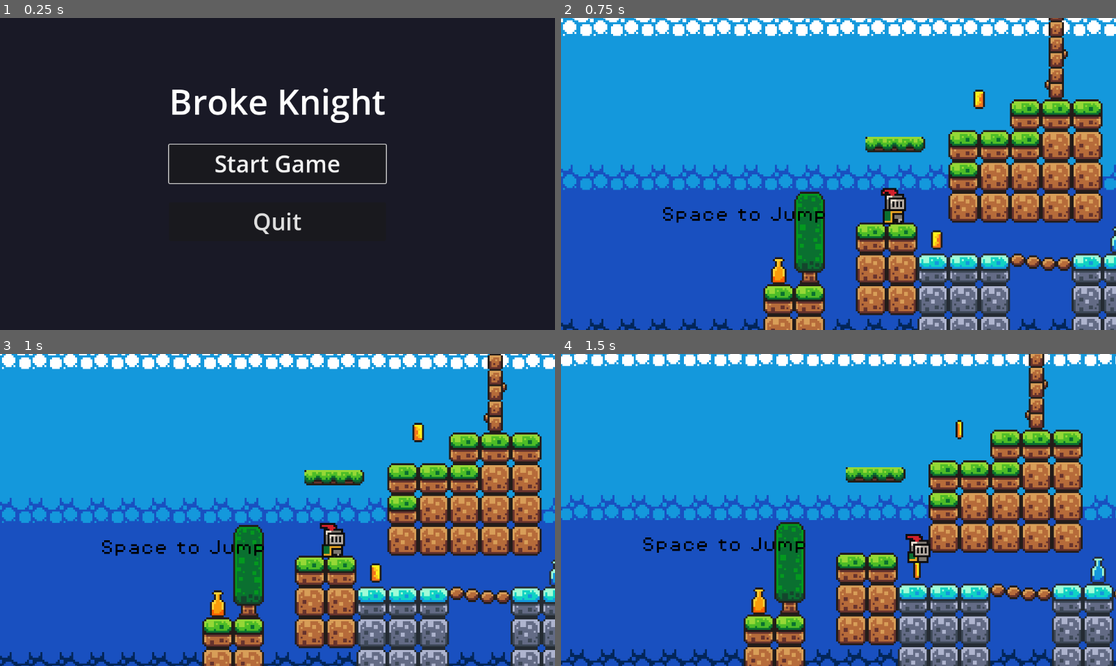
Above: before the commit, frames 1-4 (two rows, left to right).
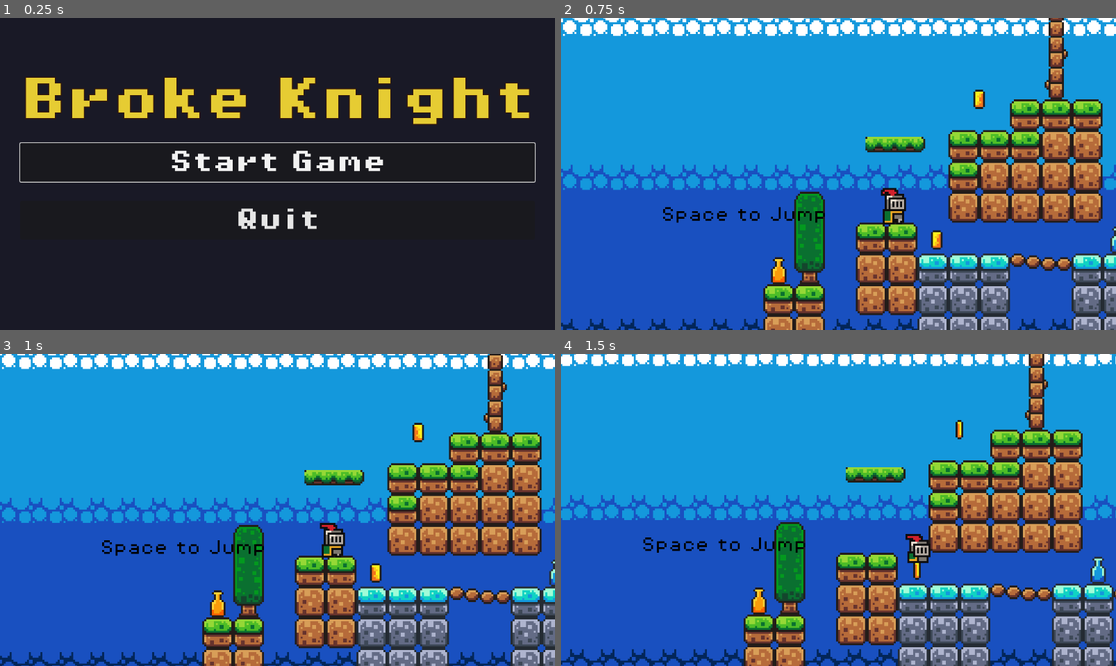
Above: after the commit, the same moments.

Repository: Tobyjcode/BrokeKnightGame
Game: Godot game, scene res://scenes/main_menu.tscn
Same seed, same stepped clock (60 frames per second), same inputs: the game is played once before the commit and once after it.
Inputs:
- Up to frame 1 (0.25 s): no input
- Up to frame 2 (0.75 s): click "Start Game" at 0.5 s
- Up to frame 3 (1 s): no input
- Up to frame 4 (1.5 s): tap Enter (ui_accept) at 1.25 s; hold Right (move_right) from 1.28 s (still down)

The runs differ from the first frame. In frame 1, 8.8% of the frame differs, in the area x 3-97%, y 18-70%; in frame 2, nothing differs; in frame 3, nothing differs; in frame 4, nothing differs.

Commit message:
Update slimer.tscn frame progress and enhance main_menu.tscn with new font resources and color themes for improved UI aesthetics.

Diff:
--- a/scenes/main_menu.tscn
+++ b/scenes/main_menu.tscn
@@ -1,6 +1,7 @@
-[gd_scene load_steps=2 format=3 uid="uid://dlfgguevgvuxr"]
+[gd_scene load_steps=3 format=3 uid="uid://dlfgguevgvuxr"]
 
 [ext_resource type="Script" uid="uid://dmf5jq0lca0s7" path="res://scripts/main_menu.gd" id="1_main_menu"]
+[ext_resource type="FontFile" uid="uid://x0e778lvoftj" path="res://toby_platformer_assets/fonts/PixelOperator8-Bold.ttf" id="2_font"]
 
 [node name="MainMenu" type="Control"]
 layout_mode = 3
@@ -37,18 +38,28 @@
 
 [node name="Title" type="Label" parent="MenuContainer"]
 layout_mode = 2
-theme_override_font_sizes/font_size = 72
+theme_override_colors/font_color = Color(0.9, 0.8, 0.2, 1)
+theme_override_colors/font_outline_color = Color(0.2, 0.1, 0.05, 1)
+theme_override_constants/outline_size = 8
+theme_override_fonts/font = ExtResource("2_font")
+theme_override_font_sizes/font_size = 96
 text = "Broke Knight"
 horizontal_alignment = 1
 
 [node name="StartButton" type="Button" parent="MenuContainer"]
 custom_minimum_size = Vector2(0, 80)
 layout_mode = 2
+theme_override_colors/font_hover_color = Color(1, 0.9, 0.3, 1)
+theme_override_colors/font_color = Color(0.9, 0.9, 0.9, 1)
+theme_override_fonts/font = ExtResource("2_font")
 theme_override_font_sizes/font_size = 48
 text = "Start Game"
 
 [node name="QuitButton" type="Button" parent="MenuContainer"]
 custom_minimum_size = Vector2(0, 80)
 layout_mode = 2
+theme_override_colors/font_hover_color = Color(1, 0.9, 0.3, 1)
+theme_override_colors/font_color = Color(0.9, 0.9, 0.9, 1)
+theme_override_fonts/font = ExtResource("2_font")
 theme_override_font_sizes/font_size = 48
 text = "Quit"
--- a/slimer.tscn
+++ b/slimer.tscn
@@ -49,7 +49,7 @@
 [node name="AnimatedSprite2D" type="AnimatedSprite2D" parent="."]
 sprite_frames = SubResource("SpriteFrames_ac1me")
 autoplay = "default"
-frame_progress = 0.759362
+frame_progress = 0.162207
 flip_h = true
 
 [node name="Killzone" parent="AnimatedSprite2D" instance=ExtResource("2_g4ddu")]
